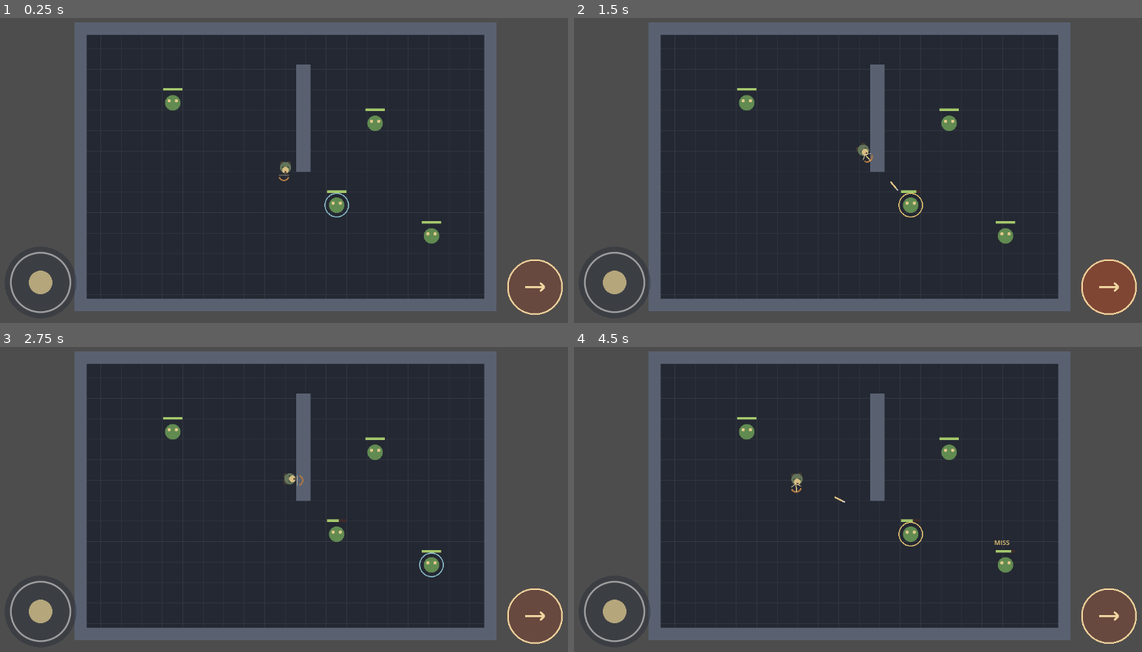
Above: before the commit, frames 1-4 (two rows, left to right).
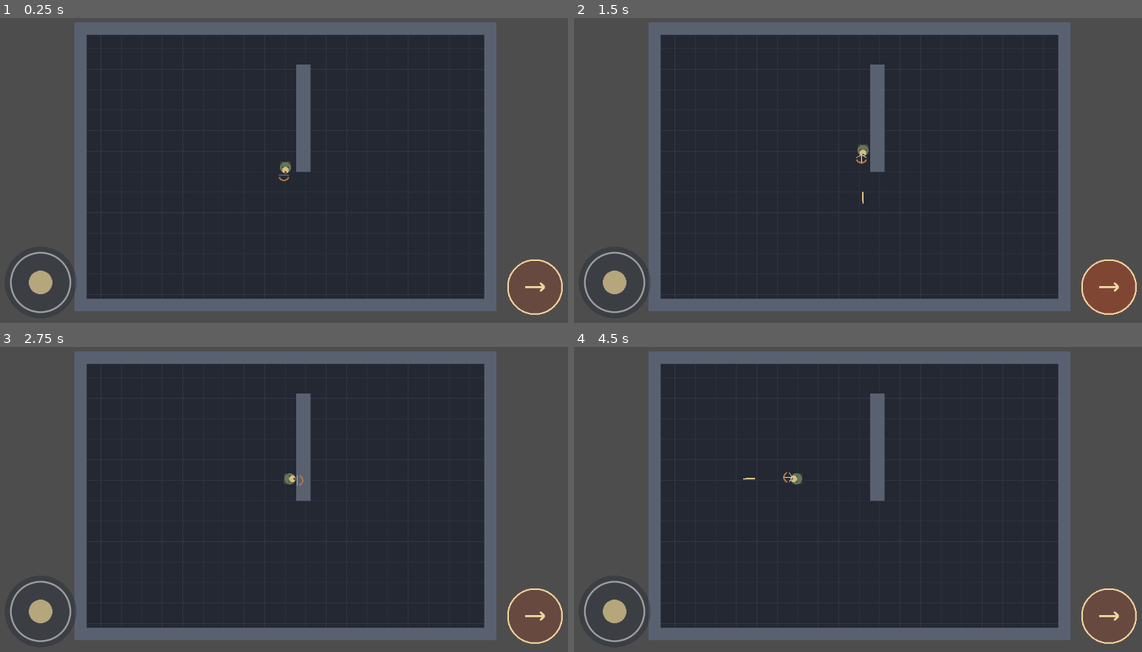
Above: after the commit, the same moments.

Repository: Jonty303/Project-Gauntlands
Game: Godot game, scene res://scenes/main.tscn
Two runs of this game, one before a commit and one after it. Both use one fixed random seed, a clock stepped at 60 frames per second and the inputs below.
Inputs (mouse positions are in pixels of both pictures, inside the frame that each line leads up to):
- Up to frame 1 (0.25 s): no input
- Up to frame 2 (1.5 s): tap Enter at 0.5 s; drag from (613, 283) to (920, 94) at 0.52 s; drag from (1107, 286) to (829, 234) at 1.27 s
- Up to frame 3 (2.75 s): move the mouse to (346, 423) at 2.02 s; hold D (move_right) from 2.03 s (still down); tap Q (target_previous) at 2.1 s
- Up to frame 4 (4.5 s): release D (move_right) at 2.75 s; tap Space (attack) at 2.75 s; drag from (829, 563) to (681, 444) at 2.77 s; move the mouse to (1034, 545) at 3.52 s; hold A (move_left) 3.53-4.25 s; tap E (target_next) at 3.6 s; tap Enter at 4.25 s; drag from (681, 444) to (772, 414) at 4.27 s

The runs differ from the first frame. In frame 1, 0.6% of the frame differs, in the area x 28-78%, y 23-75%; in frame 2, 0.7%; in frame 3, 0.6%; in frame 4, 0.8%.

Commit message:
Add goblin sight chase memory and low-health retreat AI

Diff:
--- a/scripts/goblin.gd
+++ b/scripts/goblin.gd
@@ -1,4 +1,4 @@
-extends Node2D
+extends CharacterBody2D
 ## Stationary training goblin with prototype RPG feedback.
 const CombatResolver = preload("res://scripts/combat_resolver.gd")
 const MAX_HEALTH := 10
@@ -6,8 +6,20 @@
 var alive: bool = true
 var combat_text: String = ""
 var combat_text_time: float = 0.0
+var home: Vector2
+var player: Node2D
+var state: String = "IDLE"
+var last_seen: Vector2
+var lost_sight_time: float = 0.0
+const SIGHT_RANGE := 260.0
+const CHASE_SPEED := 76.0
+const RETURN_SPEED := 105.0
+const ATTACK_RANGE := 35.0
+const MEMORY_SECONDS := 1.2
 
 func _ready() -> void:
+    home = global_position
+    player = get_tree().get_first_node_in_group("player")
     add_to_group("enemies")
     queue_redraw()
 
@@ -15,6 +27,50 @@
     if combat_text_time > 0.0:
         combat_text_time -= delta
         queue_redraw()
+
+func _physics_process(delta: float) -> void:
+    if not alive:
+        return
+    var sees_player: bool = _can_see_player()
+    if state == "IDLE" and sees_player:
+        state = "CHASE"
+    if state == "CHASE":
+        if health <= MAX_HEALTH / 4:
+            state = "RETURN"
+        elif sees_player:
+            last_seen = player.global_position
+            lost_sight_time = 0.0
+        else:
+            lost_sight_time += delta
+            if lost_sight_time >= MEMORY_SECONDS:
+                state = "RETURN"
+    if state == "RETURN":
+        if global_position.distance_to(home) < 6.0:
+            global_position = home
+            velocity = Vector2.ZERO
+            state = "IDLE"
+        else:
+            velocity = global_position.direction_to(home) * RETURN_SPEED
+    elif state == "CHASE":
+        var destination: Vector2 = player.global_position if sees_player else last_seen
+        if global_position.distance_to(destination) > ATTACK_RANGE:
+            velocity = global_position.direction_to(destination) * CHASE_SPEED
+        else:
+            velocity = Vector2.ZERO
+    else:
+        velocity = Vector2.ZERO
+    move_and_slide()
+    queue_redraw()
+
+func _can_see_player() -> bool:
+    if not is_instance_valid(player):
+        return false
+    if global_position.distance_to(player.global_position) > SIGHT_RANGE:
+        return false
+    var query := PhysicsRayQueryParameters2D.create(global_position, player.global_position, 1)
+    query.exclude = [get_rid()]
+    var hit: Dictionary = get_world_2d().direct_space_state.intersect_ray(query)
+    return hit.is_empty() or hit.get("collider") == player
 
 func take_hit() -> void:
     if not alive:
@@ -24,14 +80,19 @@
     combat_text = result["result"] if damage == 0 else str(damage) + (" CRIT!" if result["result"] == "CRIT!" else "")
     combat_text_time = 0.7
     health -= damage
+    if damage > 0 and health <= MAX_HEALTH / 4 and health > 0:
+        state = "RETURN"
     if health <= 0:
         alive = false
+        velocity = Vector2.ZERO
         remove_from_group("enemies")
         queue_redraw()
         await get_tree().create_timer(2.0).timeout
         if not is_inside_tree():
             return
         health = MAX_HEALTH
+        global_position = home
+        state = "IDLE"
         alive = true
         add_to_group("enemies")
     queue_redraw()
